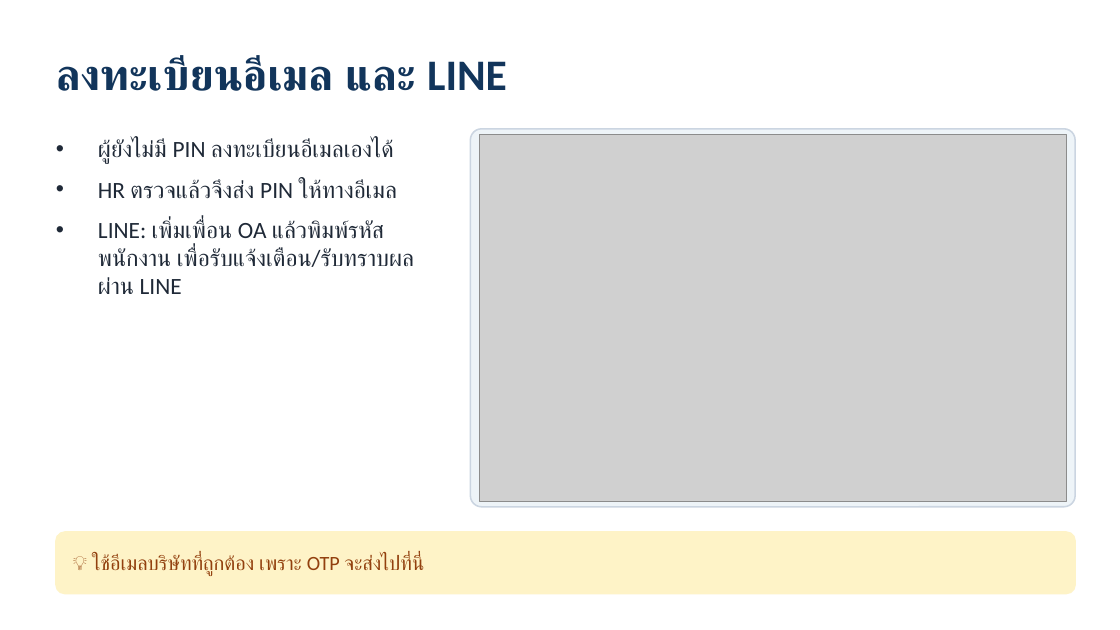
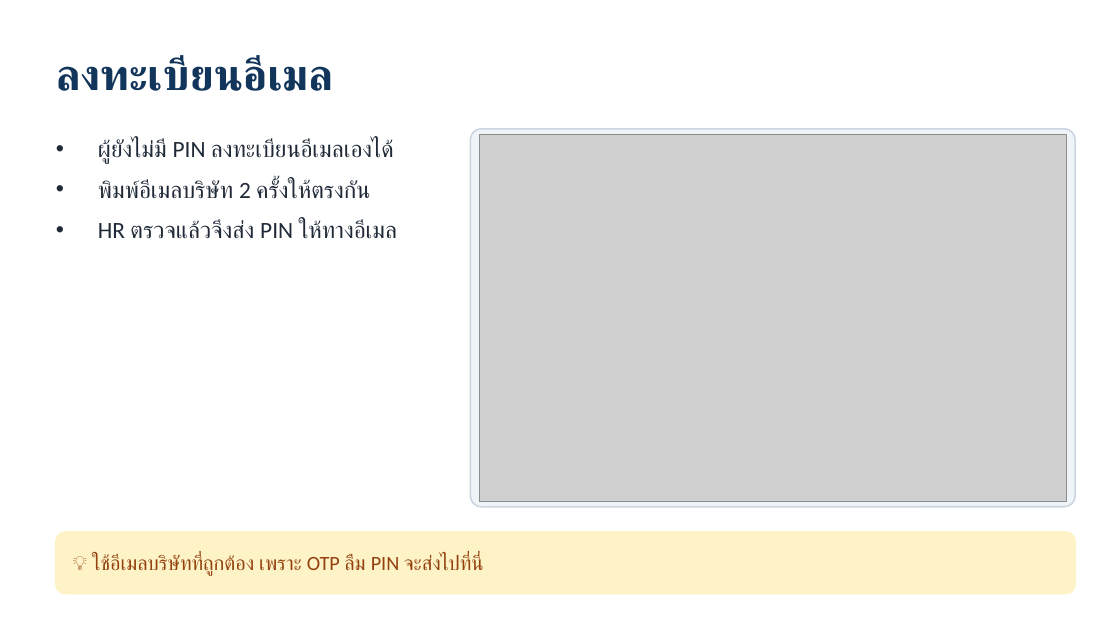
Before and after one commit to hunnysri91021-sml/SML_PMS_Professional, a slide deck: slide 7 of docs/SML_PMS_UserGuide.pptx. Drawn at 1120x630 pixels with LibreOffice and Linux fonts; fonts in the diff are those of the drawing; grey boxes stand for pictures. Boxes give left, top, right and bottom in pixels: in the first picture for what was removed or moved away, otherwise in the second. Text is boxed around its words. In the diff, an @@ line names an element or a change of style, - is before the commit and + after.

```diff
--- a/docs/SML_PMS_UserGuide.pptx
+++ b/docs/SML_PMS_UserGuide.pptx
@@ text at <box>56,56,333,91</box>: text changed @@
-ลงทะเบียนอีเมล และ LINE
+ลงทะเบียนอีเมล
@@ text at <box>98,179,370,199</box>: paragraph added @@
+• พิมพ์อีเมลบริษัท 2 ครั้งให้ตรงกัน
@@ text at <box>98,220,384,294</box>: paragraph removed @@
-• LINE: เพิ่มเพื่อน OA แล้วพิมพ์รหัสพนักงาน เพื่อรับแจ้งเตือน/รับทราบผลผ่าน LINE
@@ text at <box>92,555,482,576</box>: text changed @@
-💡 ใช้อีเมลบริษัทที่ถูกต้อง เพราะ OTP จะส่งไปที่นี่
+💡 ใช้อีเมลบริษัทที่ถูกต้อง เพราะ OTP ลืม PIN จะส่งไปที่นี่
```
Also in this commit, not shown: 2 other slides changed, 4 slides added, 16 other files.
